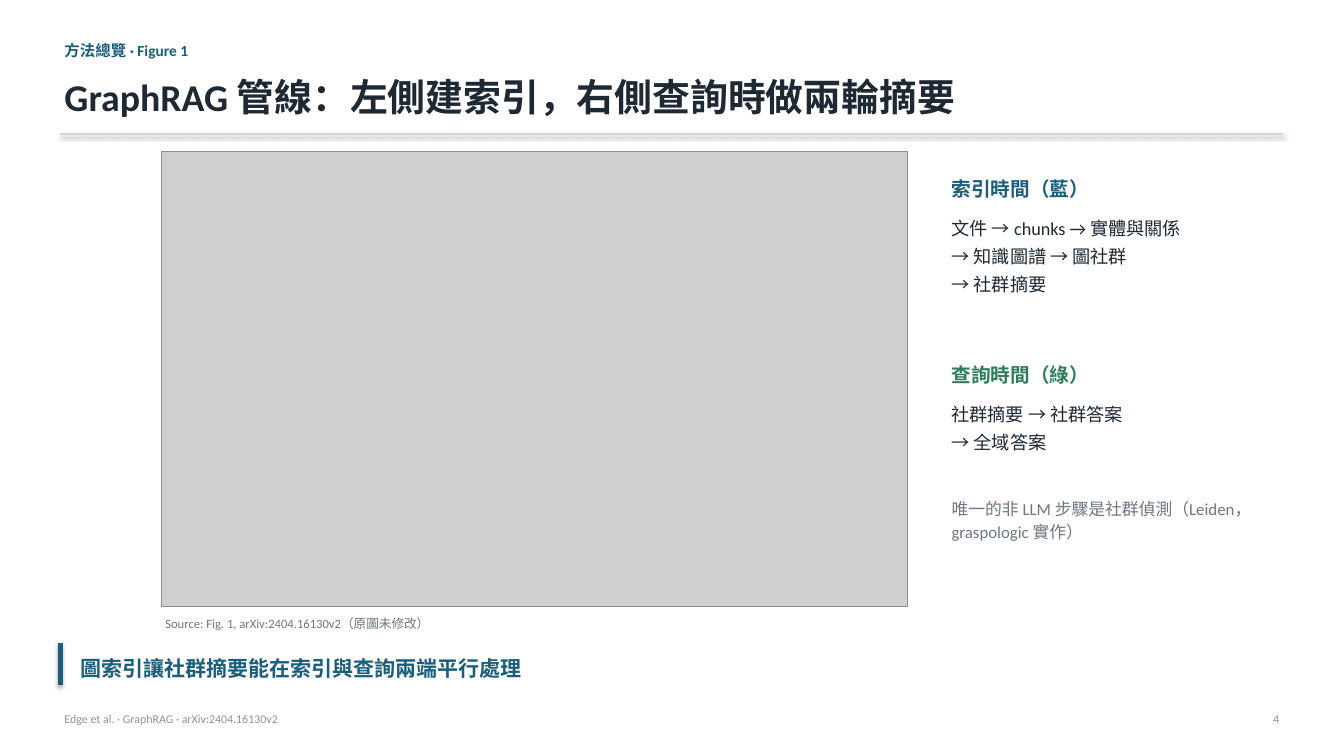
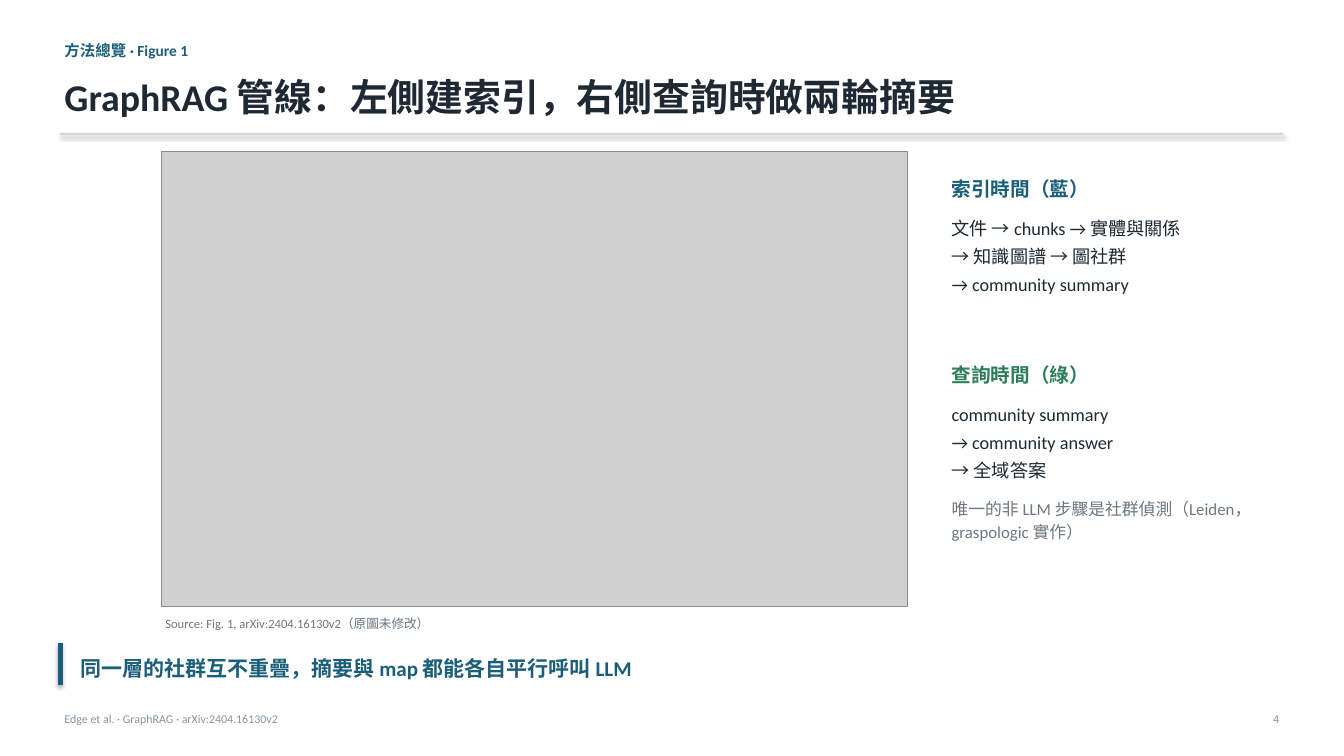
Before and after one commit to Moris-Zhan/CV-RAG-LLM-Papers, a slide deck: slide 4 of RAG/2024_GraphRAG/slides_zh-TW.pptx. Drawn at 1344x756 pixels with LibreOffice and Linux fonts; fonts in the diff are those of the drawing; grey boxes stand for pictures. Boxes give left, top, right and bottom in pixels: in the first picture for what was removed or moved away, otherwise in the second. Text is boxed around its words. In the diff, an @@ line names an element or a change of style, - is before the commit and + after.

```diff
--- a/RAG/2024_GraphRAG/slides_zh-TW.pptx
+++ b/RAG/2024_GraphRAG/slides_zh-TW.pptx
@@ text at [972,278,1129,294]: text changed @@
-→ 社群摘要
+→ community summary
@@ text at [952,408,1113,452]: text changed @@
-社群摘要 → 社群答案
+community summary
+→ community answer
@@ text at [81,658,632,680]: text changed @@
-圖索引讓社群摘要能在索引與查詢兩端平行處理
+同一層的社群互不重疊，摘要與 map 都能各自平行呼叫 LLM
```
Also in this commit, not shown: 14 other slides changed, 2 slides added, 14 other files.
